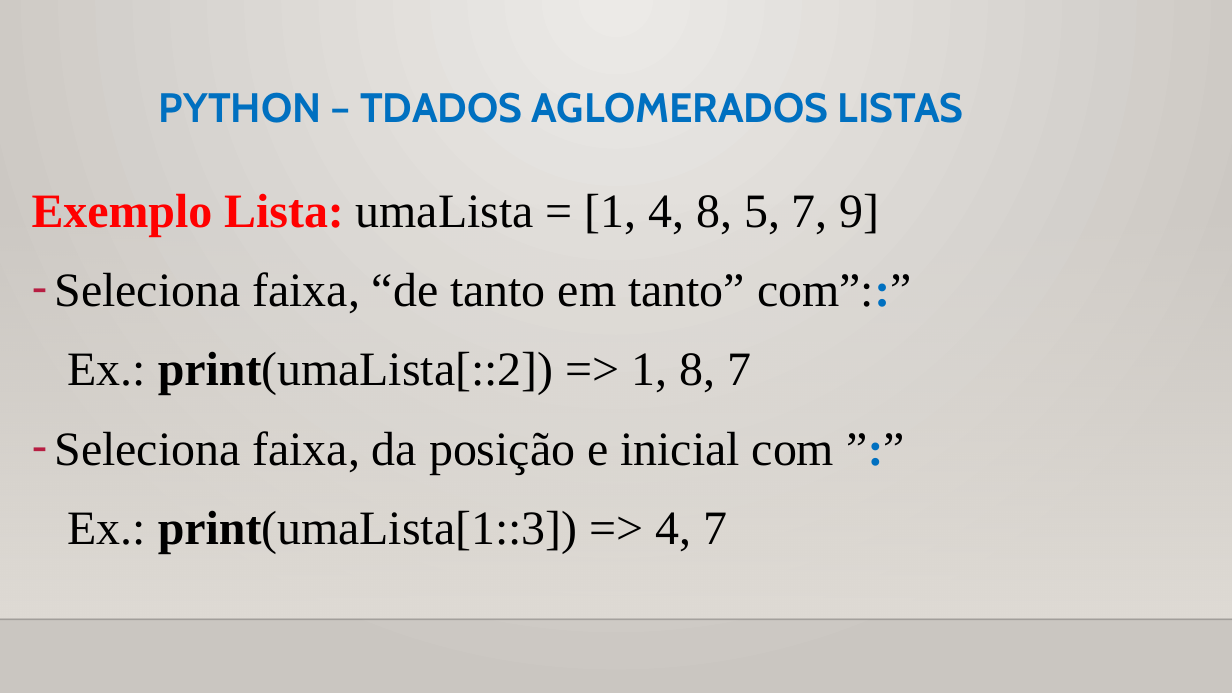
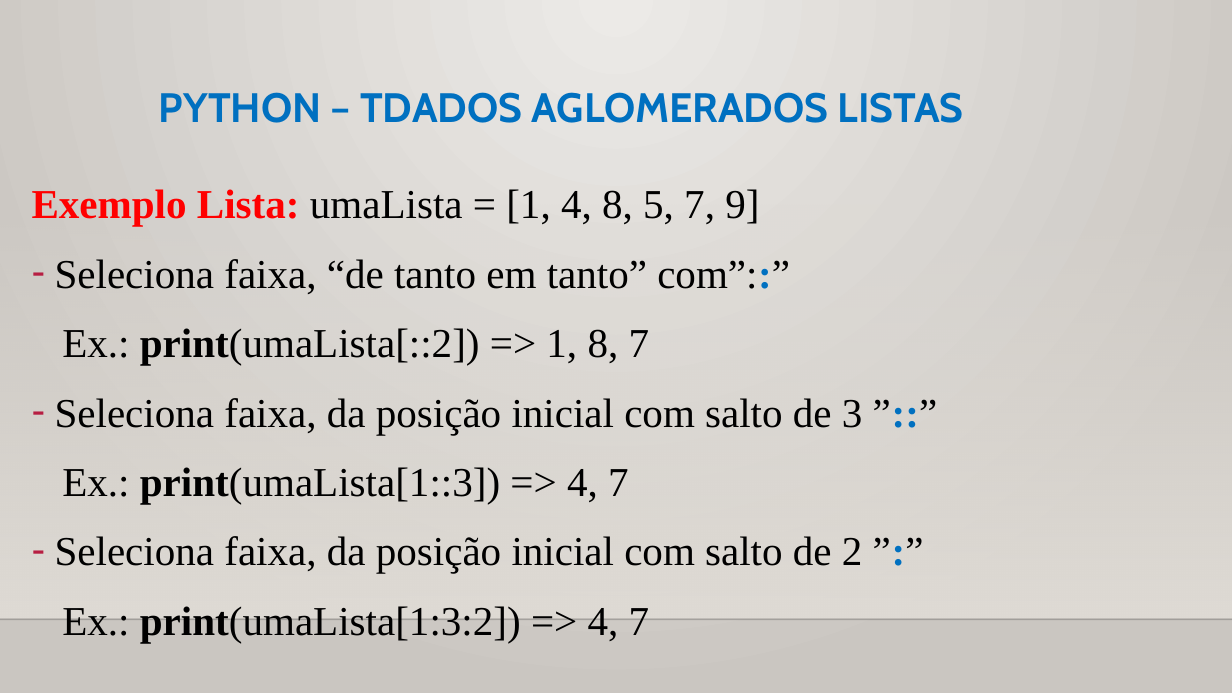
Before and after one commit to CloudEducationBrazil/WydenUniRuyPythonRAD, a slide deck: slide 11 of 01 Classes/Aula 07 RAD Python - Tipos de Dados Aglomerados.pptx. Drawn at 1232x693 pixels with LibreOffice and Linux fonts; fonts in the diff are those of the drawing; background and template pictures are left out. Boxes give left, top, right and bottom in pixels: in the first picture for what was removed or moved away, otherwise in the second. Text is boxed around its words. In the diff, an @@ line names an element or a change of style, - is before the commit and + after.

```diff
--- a/01 Classes/Aula 07 RAD Python - Tipos de Dados Aglomerados.pptx
+++ b/01 Classes/Aula 07 RAD Python - Tipos de Dados Aglomerados.pptx
@@ text at [32, 189, 790, 504]: size 28 to 24 pt in "Exemplo Lista: umaLista = [1, 4, 8, ...", "Seleciona faixa, “de tanto em tanto” com”::”", "Ex.: print(umaLista[::2]) => 1, 8, 7", "Ex.: print(umaLista[1::3]) => 4, 7" @@
@@ text at [55, 398, 863, 434]: text changed; size 28 to 24 pt @@
-– Seleciona faixa, da posição e inicial com ”:”
+– Seleciona faixa, da posição inicial com salto de 3 ”::”
@@ text at [55, 536, 863, 643]: paragraphs added @@
+– Seleciona faixa, da posição inicial com salto de 2 ”:”
+Ex.: print(umaLista[1:3:2]) => 4, 7
```
Also in this commit, not shown: 3 other slides changed, 7 other files.
